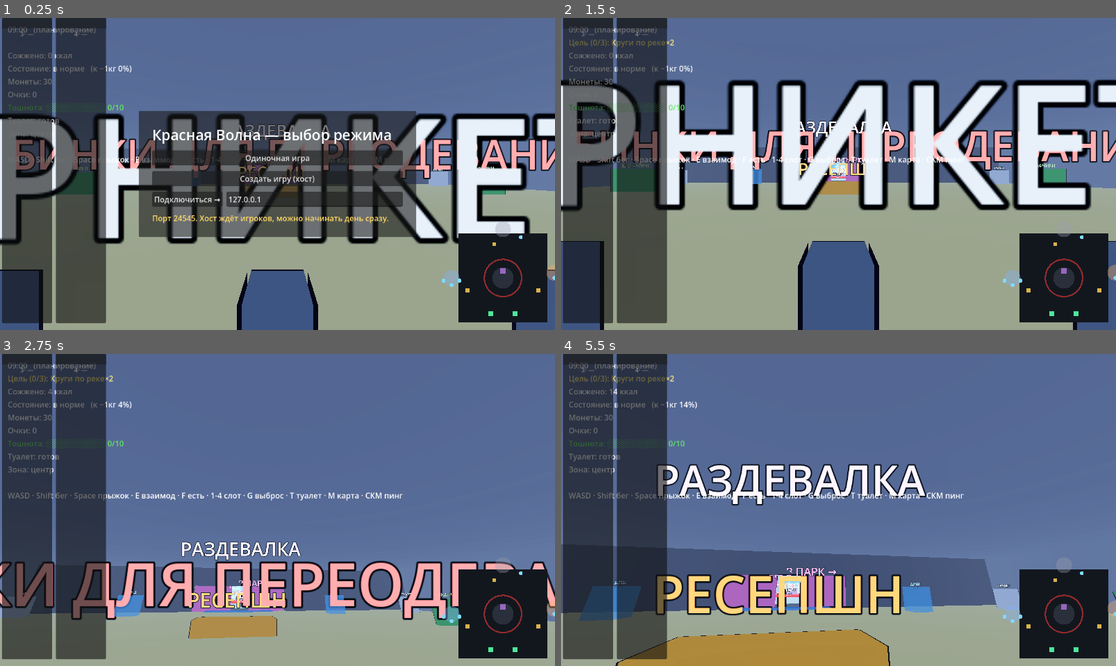
Above: before the commit, frames 1-4 (two rows, left to right).
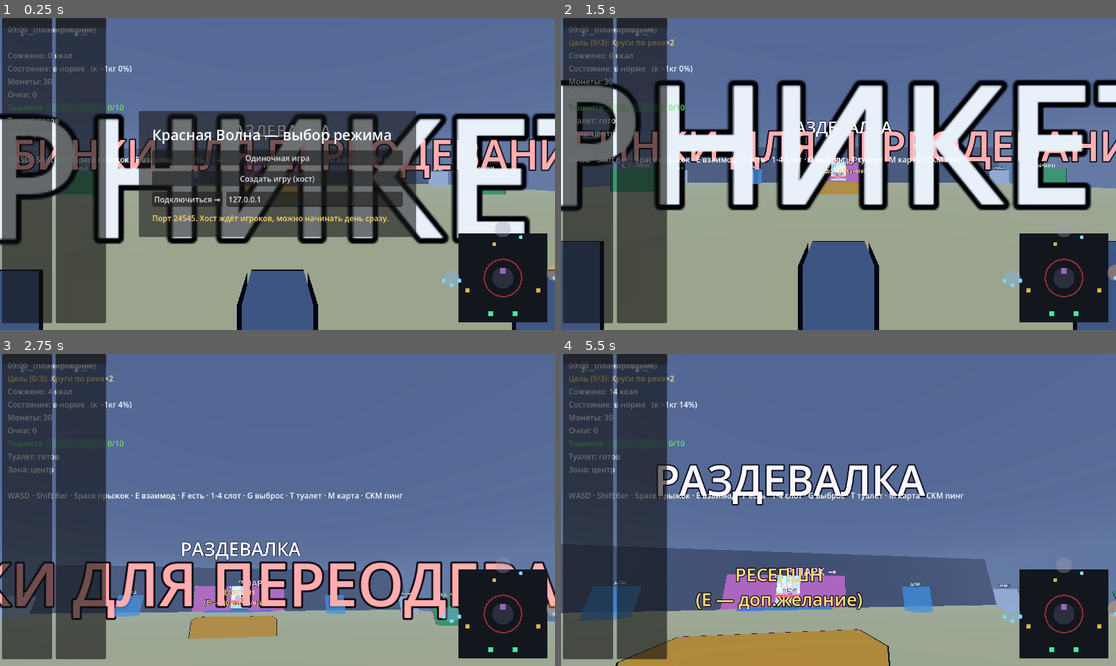
Above: after the commit, the same moments.

Repository: evangelipeep/Red-Wave
Game: Godot game, scene res://world/ParkGreybox.tscn
Two runs of this game, one before a commit and one after it. Both use one fixed random seed, a clock stepped at 60 frames per second and the inputs below. The project has no main scene, so this scene is started directly.
Inputs (mouse positions are in pixels of both pictures, inside the frame that each line leads up to):
- Up to frame 1 (0.25 s): no input
- Up to frame 2 (1.5 s): click "Одиночная игра" at 0.5 s; click "В раздевалку (Enter)" at 1.25 s
- Up to frame 3 (2.75 s): tap Enter (ui_accept) at 2 s; move the mouse to (305, 510) at 2.02 s; hold W (move_forward) from 2.03 s (still down); hold E (interact) from 2.03 s (still down); click (305, 510) at 2.17 s; tap Space (jump) at 2.27 s
- Up to frame 4 (5.5 s): keep holding W (move_forward); move the mouse to (810, 510) at 2.77 s; release E (interact) at 2.78 s; tap F (eat_food) at 2.85 s; tap Space (jump) at 3.02, 4.52, 5.27 s; tap E (interact) at 3.05, 3.8, 4.35, 5.3 s; move the mouse to (849, 503) at 3.52 s; hold Right mouse button (fire_gun) 3.53-4.28 s; move the mouse to (832, 516) at 4.27 s; click (832, 516) at 4.42 s; move the mouse to (877, 513) at 5.02 s; hold 1 (inv_1) from 5.03 s (still down)

The runs differ from the first frame. In frame 1, less than 0.1% of the frame differs, in the area x 43-55%, y 46-52%; in frame 2, 0.2%; in frame 3, 0.4%; in frame 4, 4.0%, in the area x 17-62%, y 68-84%.

Commit message:
feat(lobby): ресепшн — доп.желания со штрафом за провал (L3)
ReceptionPOI (E в раздевалке) выдаёт чужие «желания» (до 3) —
RunState.side_quests. QuestTracker считает их всегда: выполнил —
+SIDE_OK сразу, не выполнил к финалу — −SIDE_FAIL (один раз).
FinaleScreen показывает доп.желания ✓/✗. LobbyBuilder ставит ресепшн
по центру. Проверено: взято 2, финал −6 (2×−3) за невыполненные.

Co-Authored-By: Claude Opus 4.8 <noreply@anthropic.com>

Diff:
--- a/autoload/RunState.gd
+++ b/autoload/RunState.gd
@@ -38,6 +38,7 @@
 
 # --- Раздевалка ---
 var locker_number: int = 0            # личный шкафчик игрока (выдаётся случайно)
+var side_quests: Array = []           # доп.желания с ресепшна (атомы; за провал штраф)
 var _legit_rides_since_block: int = 0
 var _zones_visited: Dictionary = {}  # для бонуса «первопроходец зоны»
 var _dizzy_decay_accum: float = 0.0
@@ -77,6 +78,7 @@
 	pills = 0
 	has_gun = false
 	locker_number = 0
+	side_quests.clear()
 	_legit_rides_since_block = 0
 	_zones_visited.clear()
 	EventBus.dizziness_changed.emit(Net.local_id(), dizziness)
--- /dev/null
+++ b/systems/poi/ReceptionPOI.gd
@@ -0,0 +1,56 @@
+extends Area3D
+class_name ReceptionPOI
+## Ресепшн в раздевалке: E — взять доп.желание (чужое, кто не смог прийти в аквапарк).
+## Выполнил — очки (+SIDE_OK), провалил к финалу — штраф (−SIDE_FAIL). Берёшь — отвечаешь.
+
+const MAX_SIDE := 3
+
+var _inside: bool = false
+
+func _ready() -> void:
+	add_to_group("poi_reception")
+	var cs := CollisionShape3D.new()
+	var box := BoxShape3D.new()
+	box.size = Vector3(8.0, 3.0, 5.0)
+	cs.shape = box
+	cs.position = Vector3(0, 1.5, 0)
+	add_child(cs)
+	var desk := CSGBox3D.new()
+	desk.size = Vector3(6.0, 1.1, 2.5)
+	desk.position = Vector3(0, 0.55, 0)
+	desk.use_collision = true
+	desk.material = Look.mat(Look.ACCENT)
+	desk.add_to_group("navsource")
+	add_child(desk)
+	var label := Label3D.new()
+	label.text = "РЕСЕПШН\n(E — доп.желание)"
+	label.billboard = BaseMaterial3D.BILLBOARD_ENABLED
+	label.font_size = 44
+	label.pixel_size = 0.013
+	label.outline_size = 9
+	label.modulate = Color(1.0, 0.7, 0.4)
+	label.position = Vector3(0, 2.6, 0)
+	add_child(label)
+	body_entered.connect(_on_enter)
+	body_exited.connect(_on_exit)
+	EventBus.interact_pressed.connect(_on_interact)
+
+func _on_enter(b: Node3D) -> void:
+	if b is PlayerController:
+		_inside = true
+
+func _on_exit(b: Node3D) -> void:
+	if b is PlayerController:
+		_inside = false
+
+func _on_interact() -> void:
+	if not _inside:
+		return
+	if RunState.side_quests.size() >= MAX_SIDE:
+		EventBus.toast.emit("Больше доп.желаний не дают (взято %d)." % RunState.side_quests.size())
+		return
+	var atom: Dictionary = QuestGenerator.generate_personal()[0]
+	atom["_paid"] = false
+	RunState.side_quests.append(atom)
+	EventBus.toast.emit("Взято доп.желание: «%s». Выполнишь +%d, провалишь %d." % [
+		str(atom.get("name", "?")), GameConstants.SIDE_OK, GameConstants.SIDE_FAIL])
--- a/systems/quest/QuestTracker.gd
+++ b/systems/quest/QuestTracker.gd
@@ -22,6 +22,7 @@
 var _shows_attended: int = 0
 var _show_window: float = 0.0
 var _show_counted: bool = false
+var _side_penalized: bool = false   # штраф за доп.желания начисляется один раз в финале
 
 func _ready() -> void:
 	EventBus.run_started.connect(_on_run_started)
@@ -75,6 +76,7 @@
 	_paid = false
 	personal_done = false
 	_personal_paid = false
+	_side_penalized = false
 	done.clear()
 	done.resize(RunState.main_quest.size())
 	for i in done.size():
@@ -102,8 +104,17 @@
 
 func _on_day_finished() -> void:
 	_reevaluate(true)   # финальные атомы (вес на финише)
+	# Штраф за невыполненные доп.желания с ресепшна (берёшь — отвечаешь).
+	if not _side_penalized:
+		_side_penalized = true
+		for atom in RunState.side_quests:
+			if not bool(atom.get("_paid", false)):
+				RunState.add_score(GameConstants.SIDE_FAIL)
+				EventBus.toast.emit("Доп.желание «%s» провалено: %d" % [
+					str(atom.get("name", "?")), GameConstants.SIDE_FAIL])
 
 func _reevaluate(can_pay: bool) -> void:
+	_reevaluate_side()   # доп.желания считаем всегда (не зависят от главного квеста)
 	if RunState.main_quest.is_empty():
 		return
 	if done.size() != RunState.main_quest.size():
@@ -132,6 +143,17 @@
 			_personal_paid = true
 			RunState.add_score(GameConstants.PERSONAL_PTS)
 			EventBus.toast.emit("Личное задание выполнено! +%d очков" % GameConstants.PERSONAL_PTS)
+
+# Доп.желания с ресепшна: выполнил — +SIDE_OK (один раз), провалил к финалу — −SIDE_FAIL.
+func _reevaluate_side() -> void:
+	for atom in RunState.side_quests:
+		if bool(atom.get("_paid", false)):
+			continue
+		if _evaluate(atom):
+			atom["_paid"] = true
+			RunState.add_score(GameConstants.SIDE_OK)
+			EventBus.toast.emit("Доп.желание «%s» выполнено! +%d" % [
+				str(atom.get("name", "?")), GameConstants.SIDE_OK])
 
 # Прогресс атома главного квеста (текущее, нужно) — для карточек «2/5».
 func progress(i: int) -> Vector2i:
--- a/ui/FinaleScreen.gd
+++ b/ui/FinaleScreen.gd
@@ -38,6 +38,11 @@
 	if not RunState.personal_quest.is_empty():
 		var pm := "✓" if QuestTracker.personal_is_done() else "✗"
 		s += "\n★ Личное: %s %s\n" % [pm, str(RunState.personal_quest[0].get("name", "?"))]
+	if not RunState.side_quests.is_empty():
+		s += "\nДоп.желания (ресепшн):\n"
+		for atom in RunState.side_quests:
+			var sm := "✓" if bool(atom.get("_paid", false)) else "✗"
+			s += "   %s %s\n" % [sm, str(atom.get("name", "?"))]
 	s += "\nОЧКИ ЗА ДЕНЬ: %d\n" % RunState.score
 	s += _coop_board()
 	s += "\nEnter — заново"
--- a/world/LobbyBuilder.gd
+++ b/world/LobbyBuilder.gd
@@ -40,9 +40,10 @@
 		var lk := LockerPOI.new()
 		lk.position = Vector3(lx, 0, 104.0)
 		add_child(lk)
-	# Ресепшн по центру (доп.желания подключит этап L3 — пока стойка-декор).
-	_box(Vector3(6.0, 1.1, 2.5), Vector3(0, 0.55, 106.0), Look.ACCENT)
-	_label("РЕСЕПШН", Vector3(0, 2.4, 106.0), Color(1.0, 0.7, 0.4))
+	# Ресепшн по центру — доп.желания (сайд-квесты со штрафом за провал).
+	var rec := ReceptionPOI.new()
+	rec.position = Vector3(0, 0, 106.0)
+	add_child(rec)
 	# Кабинки для раздевания (красные) у дальней стены.
 	for cx in [-28.0, 28.0]:
 		_box(Vector3(3.0, 2.4, 3.0), Vector3(cx, 1.2, 118.0), Look.WAVE, false)
Not shown, added: systems/poi/ReceptionPOI.gd.uid
